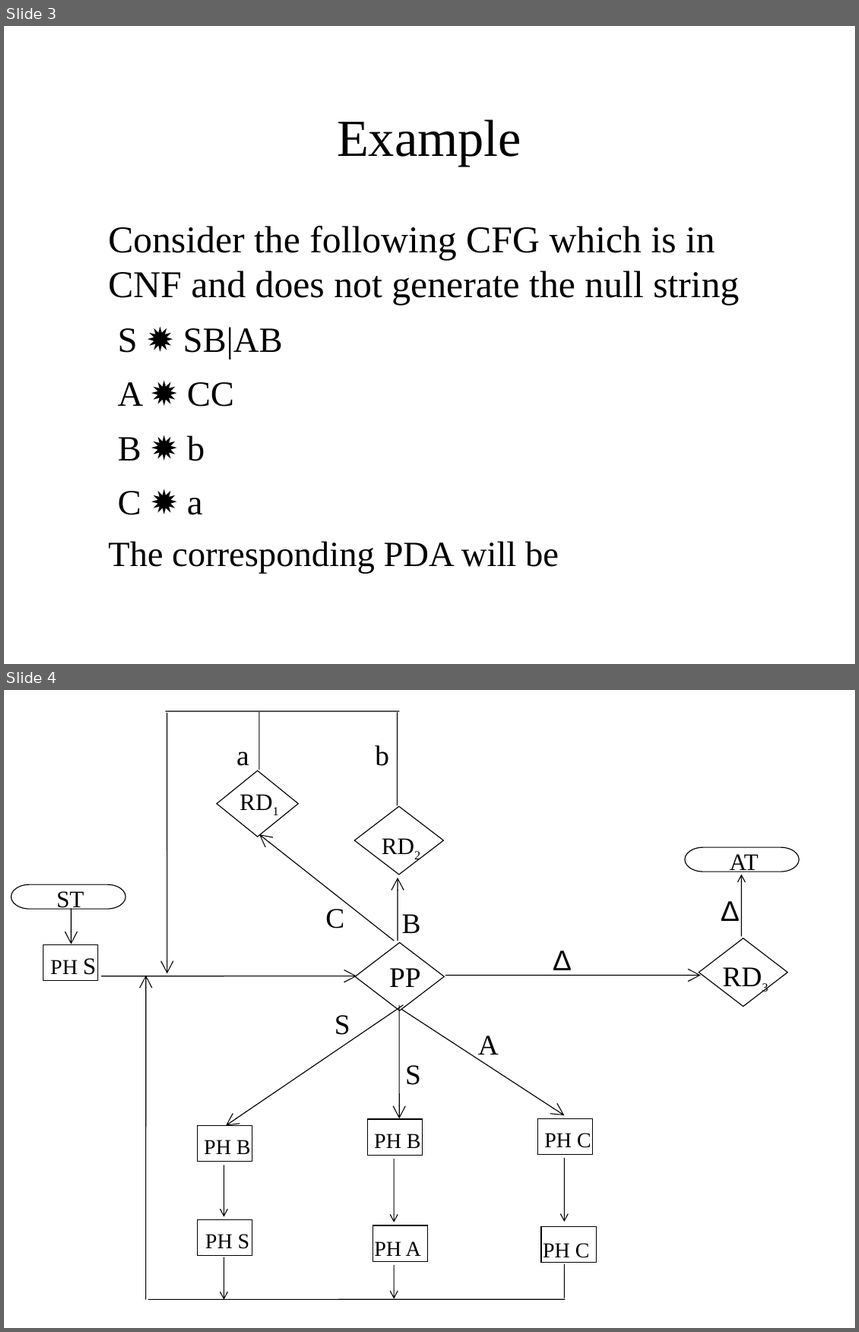
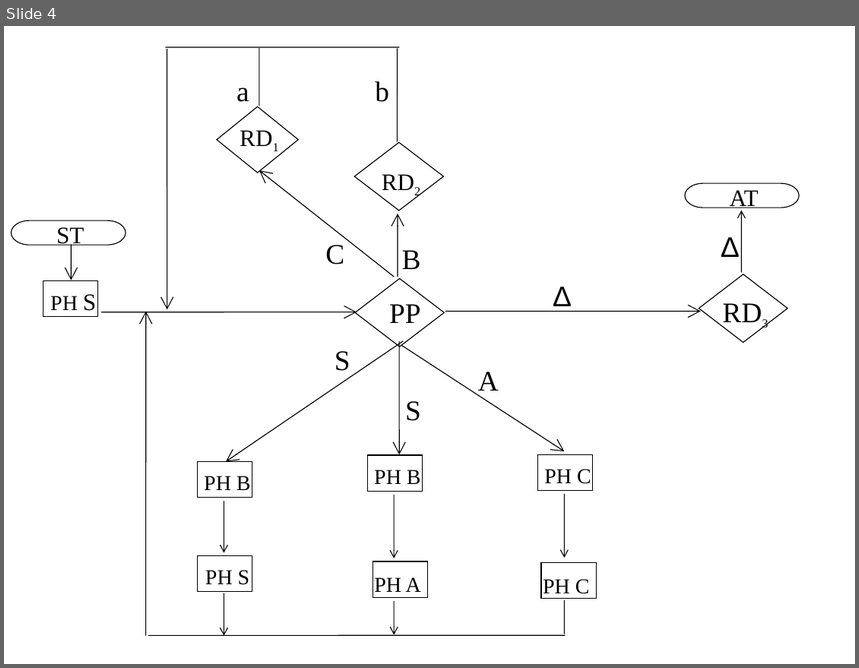
Before and after one commit to bamboat3/toa, a slide deck: Lesson 39.ppt. Shown one above the other, each under a label of ours: slides 3 and 4 before the commit, slide 4 after it. The pictures are 859x1332 and 859x668 pixels, drawn with LibreOffice and Linux fonts; fonts in the diff are those of the drawing. Boxes give left, top, right and bottom in pixels: in the first picture for what was removed or moved away, otherwise in the second. Text is boxed around its words. In the diff, an @@ line names an element or a change of style, - is before the commit and + after.

```diff
--- a/Lesson 39.ppt
+++ b/Lesson 39.ppt
@@ slide 3 removed at (4,26,855,664), background #FFFFFF @@
@@ title removed at (337,119,522,167) @@
-Example
@@ text removed at (108,226,739,574) @@
-Consider the following CFG which is in CNF and does not generate the null string
-S ✹ SB|AB
-A ✹ CC
-B ✹ b
-C ✹ a
-The corresponding PDA will be
```
Also in this commit, not shown: 7 slides changed, 7 slides added, 6 other slides removed, 3 other files.
